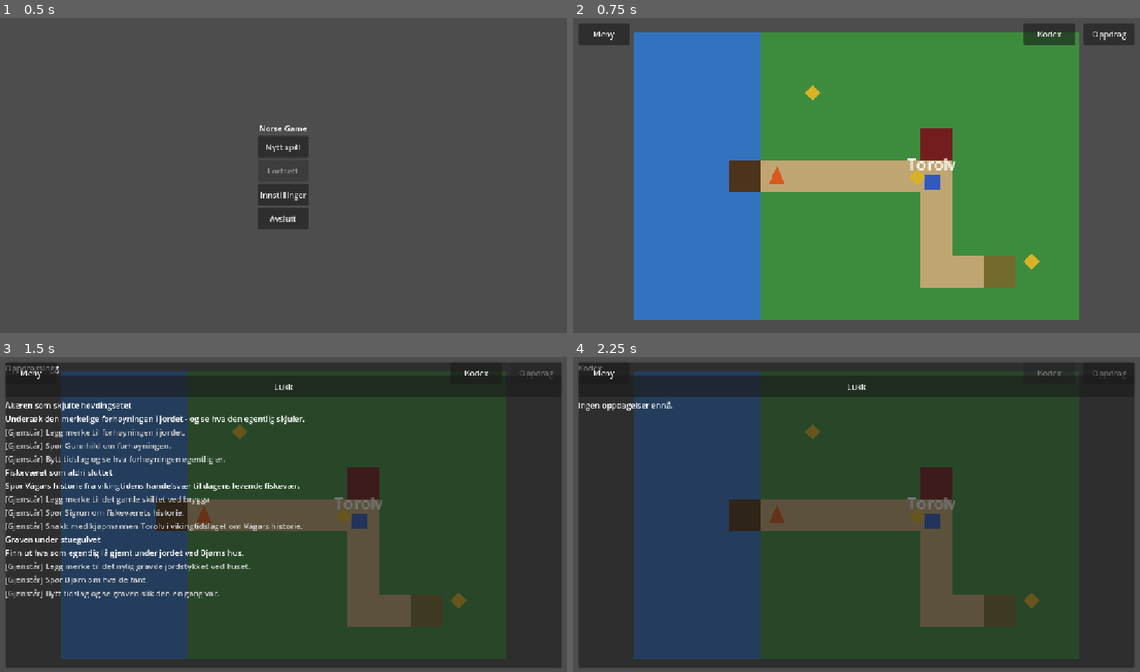
Above: before the commit, frames 1-4 (two rows, left to right).
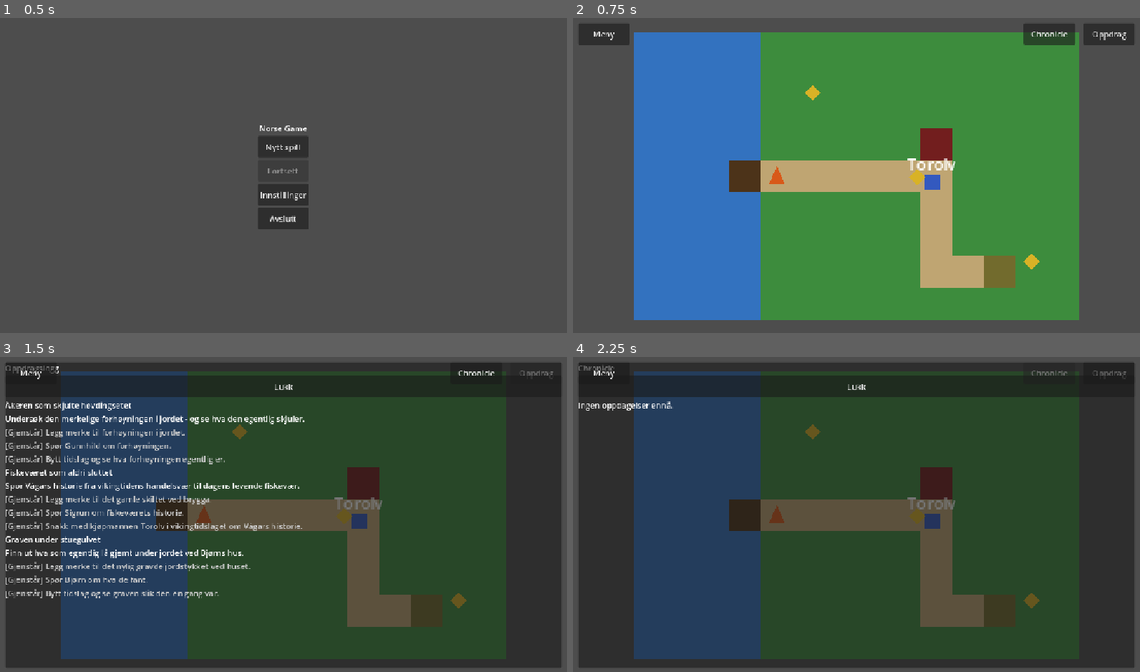
Above: after the commit, the same moments.

Repository: AtlasInMind/norse-game
Game: Godot game, scene res://scenes/main_menu.tscn
The game is run twice, just before and just after one commit, with the same random seed, the same clock (stepped at 60 frames per second) and the same inputs.
Inputs (mouse positions are in pixels of both pictures, inside the frame that each line leads up to):
- Up to frame 1 (0.5 s): no input
- Up to frame 2 (0.75 s): click "Nytt spill" at 0.5 s
- Up to frame 3 (1.5 s): click "Oppdrag" at 1.25 s
- Up to frame 4 (2.25 s): click (1049, 372) at 2 s, where only the run before the commit has a clickable "Kodex"

Frame 1 is identical in both runs. In frame 2, less than 0.1% of the frame differs, in the area x 80-88%, y 4-6%; in frame 3, less than 0.1%; in frame 4, 0.1%, in the area x 1-88%, y 2-6%.

Commit message:
Rework historical-claim display: remove player-facing citation UI (issue #23)
Dialogue and the discovery-log panel used to render every HistoricalClaim as
a literal citation ("[Sannsynlig] ... (SRC-HIST-095)"). That's gone: claims
now render as plain prose, with certainty/source_ids kept only as internal
authoring fields on HistoricalClaim. Renamed the Codex UI/autoload to
Chronicle throughout, since "Codex" read as encyclopedic/citation-flavored
for the game's more atmospheric direction.

Diff:
--- a/game/project.godot
+++ b/game/project.godot
@@ -25,7 +25,7 @@
 SettingsSystem="*res://scripts/settings_system.gd"
 QuestLogUI="*res://scripts/quest_log_ui.gd"
 DiscoveryLog="*res://scripts/discovery_log.gd"
-CodexUI="*res://scripts/codex_ui.gd"
+ChronicleUI="*res://scripts/chronicle_ui.gd"
 PauseMenuUI="*res://scripts/pause_menu_ui.gd"
 
 [rendering]
--- a/game/scripts/codex_ui.gd
+++ b/game/scripts/chronicle_ui.gd
@@ -1,11 +1,18 @@
 extends CanvasLayer
 
-## Global kodex-UI (autoload "CodexUI") for oppdagede historiske
+## Global "krønike"-UI (autoload "ChronicleUI") for oppdagede historiske
 ## faktapåstander, jf. quest_opportunities.md del 1 punkt 5 (valgfri,
-## spillerstyrt fordypning i eget tempo) og punkt 6 (sikkerhetsgrad alltid
-## synlig). Bygget i kode etter samme plassholderaktige mønster som
-## dialogue_ui.gd og quest_log_ui.gd, jf. CLAUDE.md om placeholder-grafikk
-## fram til M3.
+## spillerstyrt fordypning i eget tempo). Bygget i kode etter samme
+## plassholderaktige mønster som dialogue_ui.gd og quest_log_ui.gd, jf.
+## CLAUDE.md om placeholder-grafikk fram til M3.
+##
+## Omdøpt fra "Kodex"/"CodexUI" i issue #23: navnet leste encyklopedisk/
+## kilde-aktig, som ikke passer den nye, mer atmosfæriske retningen (jf.
+## CLAUDE.md "Historical grounding is a core value - held internally, not
+## displayed to the player" og docs/DECISIONS.md sin 2026-07-24
+## "Creative reboot"-oppføring). Selve mekanikken (en logg over ting
+## spilleren har møtt, gruppert per sted) er uendret - kun presentasjonen
+## og navnet er nytt.
 ##
 ## Panelet er satt til nesten full skjermhøyde (samme løsning som
 ## quest_log_ui.gd) siden Control.clip_contents ikke klipper synlig
@@ -20,7 +27,7 @@
 	layer = 80
 
 	_toggle_button = Button.new()
-	_toggle_button.text = "Kodex"
+	_toggle_button.text = "Chronicle"
 	_toggle_button.custom_minimum_size = Vector2(0, 44)
 	_toggle_button.set_anchors_preset(Control.PRESET_TOP_RIGHT)
 	_toggle_button.grow_horizontal = Control.GROW_DIRECTION_BEGIN
@@ -28,7 +35,7 @@
 	_toggle_button.offset_right = -136
 	_toggle_button.offset_top = 16
 	_toggle_button.offset_bottom = 60
-	_toggle_button.pressed.connect(toggle_codex)
+	_toggle_button.pressed.connect(toggle_chronicle)
 	add_child(_toggle_button)
 
 	_barrier = Control.new()
@@ -49,13 +56,13 @@
 	panel.add_child(outer_layout)
 
 	var header := Label.new()
-	header.text = "Kodex"
+	header.text = "Chronicle"
 	outer_layout.add_child(header)
 
 	var close_button := Button.new()
 	close_button.text = "Lukk"
 	close_button.custom_minimum_size = Vector2(0, 44)
-	close_button.pressed.connect(close_codex)
+	close_button.pressed.connect(close_chronicle)
 	outer_layout.add_child(close_button)
 
 	var scroll := ScrollContainer.new()
@@ -74,17 +81,17 @@
 	if not _toggle_button.visible or DialogueUI.is_open():
 		return
 	if event is InputEventKey and event.pressed and not event.echo and event.keycode == KEY_K:
-		toggle_codex()
+		toggle_chronicle()
 
 
-func toggle_codex() -> void:
+func toggle_chronicle() -> void:
 	if _barrier.visible:
-		close_codex()
+		close_chronicle()
 	else:
-		open_codex()
+		open_chronicle()
 
 
-func open_codex() -> void:
+func open_chronicle() -> void:
 	# Unngår flere fullskjerms-paneler oppå hverandre samtidig.
 	QuestLogUI.close_log()
 	PauseMenuUI.close_menu()
@@ -92,7 +99,7 @@
 	_barrier.visible = true
 
 
-func close_codex() -> void:
+func close_chronicle() -> void:
 	_barrier.visible = false
 
 
@@ -100,13 +107,13 @@
 	return _barrier.visible
 
 
-## Brukes av main_menu.gd: "Kodex"-knappen gir ingen mening før et spill
+## Brukes av main_menu.gd: "Chronicle"-knappen gir ingen mening før et spill
 ## faktisk er i gang (jf. issue #21 - samme prinsipp som
 ## PauseMenuUI.set_toggle_visible() ble innført for i issue #20).
 func set_toggle_visible(visible_now: bool) -> void:
 	_toggle_button.visible = visible_now
 	if not visible_now:
-		close_codex()
+		close_chronicle()
 
 
 func _on_claim_discovered(_claim: HistoricalClaim) -> void:
@@ -146,9 +153,6 @@
 
 func _build_claim_entry(claim: HistoricalClaim) -> Label:
 	var label := Label.new()
-	var certainty_text: String = HistoricalClaim.CERTAINTY_LABELS.get(claim.certainty, "?")
-	var sources_text: String = ", ".join(claim.source_ids)
-	label.text = "[%s] %s (%s)" % [certainty_text, claim.claim_text, sources_text]
+	label.text = claim.claim_text
 	label.autowrap_mode = TextServer.AUTOWRAP_WORD
-	label.modulate = HistoricalClaim.CERTAINTY_COLORS.get(claim.certainty, Color.WHITE)
 	return label
--- a/game/scripts/dialogue_ui.gd
+++ b/game/scripts/dialogue_ui.gd
@@ -3,9 +3,10 @@
 ## Globalt dialog-UI (autoload "DialogueUI"), bygget i kode etter samme
 ## mønster som EraTransitionController siden UI-et er bevisst
 ## plassholderaktig fram til ekte UI-design kommer (jf. CLAUDE.md om
-## placeholder-grafikk fram til M3). Viser sikkerhetsgrad ved siden av enhver
-## historisk faktapåstand, jf. designprinsipp 6 i
-## docs/concepts/quest_opportunities.md del 1.
+## placeholder-grafikk fram til M3). Historiske faktapåstander vises som
+## vanlig prosa uten sikkerhetsgrad/kilde-ID-er (fjernet i issue #23, jf.
+## CLAUDE.md "Historical grounding is a core value - held internally, not
+## displayed to the player").
 
 var _barrier: Control
 var _speaker_label: Label
@@ -32,7 +33,7 @@
 	# klippes usynlig utover panelet og ned i spillverdenen bak - bekreftet
 	# under testing av dette issuet at Control.clip_contents ikke klipper
 	# synlig i denne gl_compatibility-web-eksporten (samme funn som i
-	# quest_log_ui.gd/codex_ui.gd).
+	# quest_log_ui.gd/chronicle_ui.gd).
 	panel.offset_top = -280
 	panel.offset_bottom = -16
 	_barrier.add_child(panel)
@@ -122,9 +123,6 @@
 
 func _build_claim_label(claim: HistoricalClaim) -> Label:
 	var label := Label.new()
-	var certainty_text: String = HistoricalClaim.CERTAINTY_LABELS.get(claim.certainty, "?")
-	var sources_text: String = ", ".join(claim.source_ids)
-	label.text = "[%s] %s (%s)" % [certainty_text, claim.claim_text, sources_text]
+	label.text = claim.claim_text
 	label.autowrap_mode = TextServer.AUTOWRAP_WORD
-	label.modulate = HistoricalClaim.CERTAINTY_COLORS.get(claim.certainty, Color.WHITE)
 	return label
--- a/game/scripts/discovery_log.gd
+++ b/game/scripts/discovery_log.gd
@@ -4,7 +4,7 @@
 ## denne økten (autoload "DiscoveryLog"), jf. "oppdagelses"-logg-prinsippet i
 ## docs/concepts/quest_opportunities.md del 1 punkt 5: dypere historisk
 ## kontekst skal være tilgjengelig i eget tempo, ikke bare inline i dialogen
-## der den først vises. Rent tilstandshold, uten UI - se codex_ui.gd for
+## der den først vises. Rent tilstandshold, uten UI - se chronicle_ui.gd for
 ## presentasjonen, etter samme adskillelse som QuestManager/QuestLogUI.
 
 signal claim_discovered(claim: HistoricalClaim)
@@ -13,7 +13,7 @@
 
 
 ## Brukes av "Nytt spill" i hovedmenyen, jf. QuestManager.reset() - uten dette
-## ville kodex-oppføringer fra en tidligere gjennomspilling i samme
+## ville chronicle-oppføringer fra en tidligere gjennomspilling i samme
 ## nettleserøkt feilaktig fortsatt vises etter at spilleren startet på nytt.
 func reset() -> void:
 	_discovered_claims.clear()
--- a/game/scripts/era_transition_controller.gd
+++ b/game/scripts/era_transition_controller.gd
@@ -25,7 +25,7 @@
 
 
 func _unhandled_input(event: InputEvent) -> void:
-	if _is_transitioning or DialogueUI.is_open() or QuestLogUI.is_open() or CodexUI.is_open():
+	if _is_transitioning or DialogueUI.is_open() or QuestLogUI.is_open() or ChronicleUI.is_open():
 		return
 	if event is InputEventKey and event.pressed and not event.echo and event.keycode == KEY_E:
 		_toggle_era()
--- a/game/scripts/historical_claim.gd
+++ b/game/scripts/historical_claim.gd
@@ -10,23 +10,10 @@
 	MYTH,
 }
 
-## Delt visuelt språk for sikkerhetsgrad (farge+tekst, ikke bare farge, jf.
-## tilgjengelighetsprinsippet i godot_mobile_technical_research.md punkt 13),
-## brukt av både dialogue_ui.gd og codex_ui.gd slik at en påstand ser lik ut
-## uansett hvor den vises.
-const CERTAINTY_LABELS := {
-	Certainty.ESTABLISHED: "Fastslått",
-	Certainty.PROBABLE: "Sannsynlig",
-	Certainty.DEBATED: "Omdiskutert",
-	Certainty.MYTH: "Myte",
-}
-
-const CERTAINTY_COLORS := {
-	Certainty.ESTABLISHED: Color(0.4, 0.75, 0.45),
-	Certainty.PROBABLE: Color(0.8, 0.8, 0.35),
-	Certainty.DEBATED: Color(0.85, 0.6, 0.25),
-	Certainty.MYTH: Color(0.85, 0.35, 0.35),
-}
+## certainty/source_ids er ikke lenger noe spilleren ser (fjernet i issue #23,
+## jf. CLAUDE.md "Historical grounding is a core value - held internally, not
+## displayed to the player") - feltene beholdes fordi de fortsatt er
+## forfatterens interne sporingsverktøy mot docs/research/source_register.md.
 
 ## Selve påstandsteksten, slik den kan vises i dialog, oppdrag eller en "oppdagelses"-UI.
 @export_multiline var claim_text: String = ""
--- a/game/scripts/main_menu.gd
+++ b/game/scripts/main_menu.gd
@@ -16,11 +16,11 @@
 func _ready() -> void:
 	set_anchors_preset(Control.PRESET_FULL_RECT)
 
-	# "Meny"-, "Kodex"- og "Oppdrag"-knappene gir ingen mening før et spill er
-	# i gang - se _on_new_game_pressed()/_on_continue_pressed() for der de
+	# "Meny"-, "Chronicle"- og "Oppdrag"-knappene gir ingen mening før et spill
+	# er i gang - se _on_new_game_pressed()/_on_continue_pressed() for der de
 	# vises igjen (jf. issue #20/#21).
 	PauseMenuUI.set_toggle_visible(false)
-	CodexUI.set_toggle_visible(false)
+	ChronicleUI.set_toggle_visible(false)
 	QuestLogUI.set_toggle_visible(false)
 
 	var menu_center := CenterContainer.new()
@@ -120,7 +120,7 @@
 
 func _show_ingame_ui() -> void:
 	PauseMenuUI.set_toggle_visible(true)
-	CodexUI.set_toggle_visible(true)
+	ChronicleUI.set_toggle_visible(true)
 	QuestLogUI.set_toggle_visible(true)
 
 
--- a/game/scripts/pause_menu_ui.gd
+++ b/game/scripts/pause_menu_ui.gd
@@ -1,7 +1,7 @@
 extends CanvasLayer
 
 ## Globalt pause-/menyoverlegg (autoload "PauseMenuUI"), bygget i kode etter
-## samme plassholderaktige mønster som quest_log_ui.gd/codex_ui.gd, jf.
+## samme plassholderaktige mønster som quest_log_ui.gd/chronicle_ui.gd, jf.
 ## CLAUDE.md om placeholder-grafikk fram til M3. Eneste vei fra selve
 ## spillscenen tilbake til hovedmenyen (jf. issue #20/funn 3 i
 ## docs/playtest_m2_forste_runde.md - det fantes tidligere ingen slik vei
@@ -82,14 +82,14 @@
 		return
 
 	# Escape skal oppleves som "gå ett steg tilbake", ikke "åpne pause-meny
-	# oppå det som allerede er åpent": hvis oppdragslogg/kodex er åpne, lukker
+	# oppå det som allerede er åpent": hvis oppdragslogg/chronicle er åpne, lukker
 	# Escape kun det panelet (samme mønster som open_menu() sin gjensidige
 	# utelukkelse - se der), i stedet for å både lukke det OG åpne
 	# pause-menyen på toppen i samme trykk.
 	if QuestLogUI.is_open():
 		QuestLogUI.close_log()
-	elif CodexUI.is_open():
-		CodexUI.close_codex()
+	elif ChronicleUI.is_open():
+		ChronicleUI.close_chronicle()
 	else:
 		toggle_menu()
 
@@ -103,9 +103,9 @@
 
 func open_menu() -> void:
 	# Unngår flere fullskjerms-paneler oppå hverandre samtidig, samme mønster
-	# som quest_log_ui.gd/codex_ui.gd bruker seg imellom.
+	# som quest_log_ui.gd/chronicle_ui.gd bruker seg imellom.
 	QuestLogUI.close_log()
-	CodexUI.close_codex()
+	ChronicleUI.close_chronicle()
 	_volume_slider.value = SettingsSystem.master_volume
 	_barrier.visible = true
 
@@ -120,7 +120,7 @@
 
 ## Brukes av main_menu.gd: "Meny"-knappen (og Escape-snarveien) gir ingen
 ## mening før et spill faktisk er i gang, jf. samme prinsipp som issue #21
-## (Kodex/Oppdrag-knappene) ble filet for å dekke.
+## (Chronicle/Oppdrag-knappene) ble filet for å dekke.
 func set_toggle_visible(visible_now: bool) -> void:
 	_toggle_button.visible = visible_now
 
--- a/game/scripts/quest_log_ui.gd
+++ b/game/scripts/quest_log_ui.gd
@@ -89,7 +89,7 @@
 
 func open_log() -> void:
 	# Unngår flere fullskjerms-paneler oppå hverandre samtidig.
-	CodexUI.close_codex()
+	ChronicleUI.close_chronicle()
 	PauseMenuUI.close_menu()
 	_refresh()
 	_barrier.visible = true
--- a/game/scripts/save_system.gd
+++ b/game/scripts/save_system.gd
@@ -7,7 +7,7 @@
 ## Persistérbare noder (for nå: spilleren, se player.gd) legger seg selv i
 ## PERSIST_GROUP slik at dette systemet finner dem uten en hardkodet
 ## scene-sti. Lagrer automatisk ved tidslagsbytte, ved oppdragsfremgang
-## (steg/hel fullføring), ved nye kodex-oppdagelser, og ved
+## (steg/hel fullføring), ved nye chronicle-oppdagelser, og ved
 ## avslutning/lukking av vinduet/fanen - jf. issue #19, som utvidet dette
 ## fra å kun dekke tidslag+spillerposisjon til også å dekke QuestManager og
 ## DiscoveryLog sin tilstand.
@@ -96,7 +96,7 @@
 
 
 ## Leser lagringsfilen (hvis den finnes og er gyldig) og bruker den til å
-## sette CurrentEra, spillerposisjon, oppdragsfremgang og kodex-oppdagelser.
+## sette CurrentEra, spillerposisjon, oppdragsfremgang og chronicle-oppdagelser.
 ## Gjør ingenting (starter friskt) hvis filen mangler eller er korrupt.
 func load_and_apply() -> void:
 	var state := _load_state()
Renamed: game/scripts/codex_ui.gd.uid -> game/scripts/chronicle_ui.gd.uid
